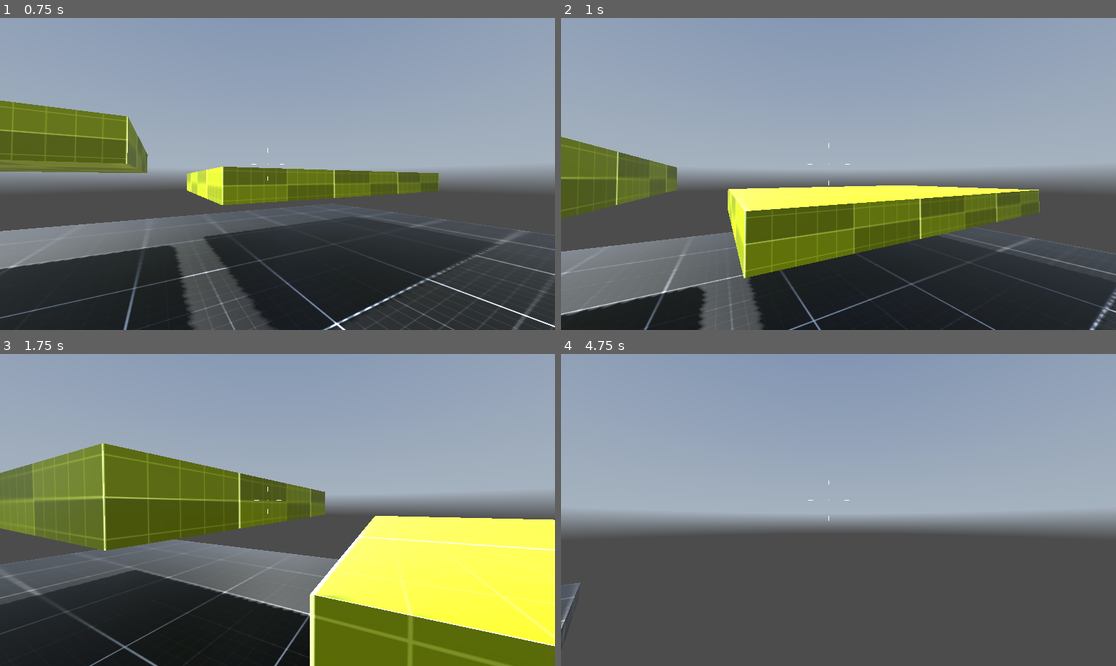
Above: before the commit, frames 1-4 (two rows, left to right).
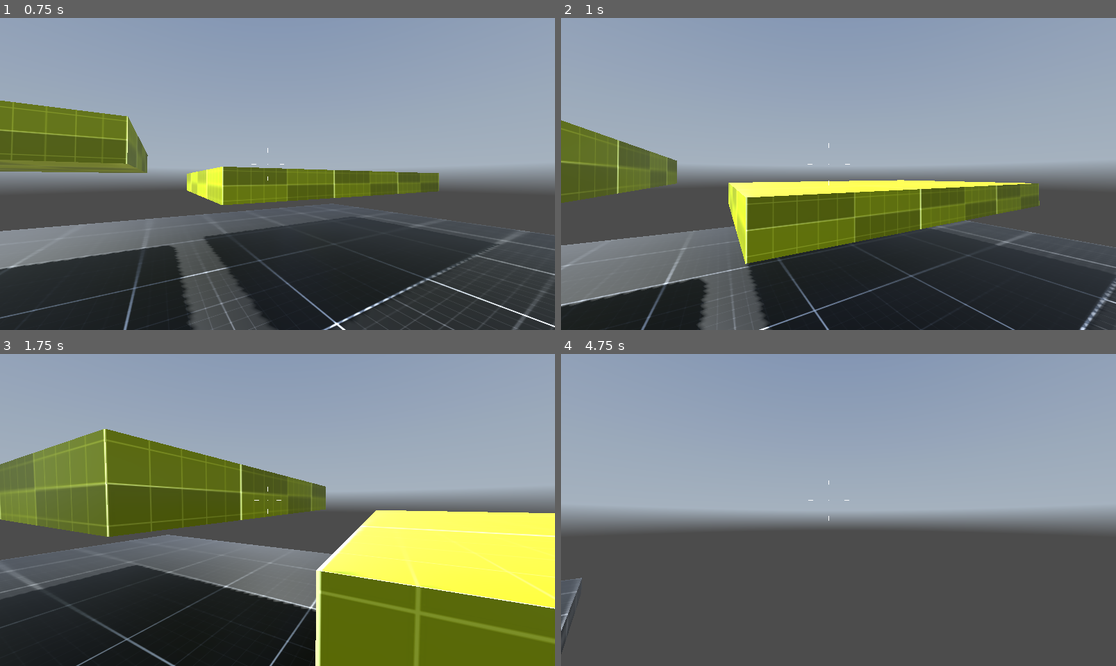
Above: after the commit, the same moments.

Repository: lethalgem/godot-fps-project
Game: Godot game, scene res://levels/level_002.tscn
Two runs of this game, one before a commit and one after it. Both use one fixed random seed, a clock stepped at 60 frames per second and the inputs below. A sky picture missing from this copy of the repository is replaced by a grey-blue gradient.
Inputs (mouse positions are in pixels of both pictures, inside the frame that each line leads up to):
- Up to frame 1 (0.75 s): tap Enter at 0.5 s; move the mouse to (305, 174) at 0.52 s; hold W (move_forward) from 0.53 s (still down); hold Ctrl (crouch) from 0.53 s (still down)
- Up to frame 2 (1 s): keep holding W (move_forward); keep holding Ctrl (crouch); tap Space (jump) at 0.77 s
- Up to frame 3 (1.75 s): keep holding W (move_forward); move the mouse to (249, 510) at 1.27 s; release Ctrl (crouch) at 1.28 s; tap Shift (sprint) at 1.35 s; tap Space (jump) at 1.52 s
- Up to frame 4 (4.75 s): keep holding W (move_forward); move the mouse to (849, 503) at 2.02 s; hold Ctrl (crouch) 2.03-2.78 s; move the mouse to (832, 516) at 2.77 s; tap Shift (sprint) at 2.85, 4.35 s; tap Space (jump) at 3.02, 3.77, 4.52 s; move the mouse to (877, 513) at 3.52 s; hold Ctrl (crouch) 3.53-4.28 s; move the mouse to (794, 506) at 4.27 s

Frame 1 is identical in both runs. In frame 2, 11% of the frame differs, in the area x 0-100%, y 32-100%; in frame 3, 15%, in the area x 0-100%, y 24-100%; in frame 4, less than 0.1%.

Commit message:
Add jump animations

Diff:
--- a/controllers/IdlePlayerState.gd
+++ b/controllers/IdlePlayerState.gd
@@ -8,7 +8,11 @@
 
 
 func enter(previous_state) -> void:
-	ANIMATION.pause()
+	if ANIMATION.is_playing() and ANIMATION.current_animation == "JumpEnd":
+		await ANIMATION.animation_finished
+		ANIMATION.pause()
+	else:
+		ANIMATION.pause()
 
 
 func update(delta):
--- a/controllers/JumpingPlayerState.gd
+++ b/controllers/JumpingPlayerState.gd
@@ -12,7 +12,7 @@
 
 func enter(previous_state) -> void:
 	PLAYER.velocity.y += JUMP_VELOCITY
-	ANIMATION.pause()
+	ANIMATION.play("JumpStart")
 
 
 func exit() -> void:
@@ -33,4 +33,5 @@
 			PLAYER.velocity.y = PLAYER.velocity.y / 2.0
 
 	if PLAYER.is_on_floor():
+		ANIMATION.play("JumpEnd")
 		transition.emit("IdlePlayerState")
--- a/controllers/my_fps_controller.tscn
+++ b/controllers/my_fps_controller.tscn
@@ -170,6 +170,17 @@
 "update": 0,
 "values": [75.0]
 }
+tracks/13/type = "bezier"
+tracks/13/imported = false
+tracks/13/enabled = true
+tracks/13/path = NodePath("CameraController:rotation:x")
+tracks/13/interp = 1
+tracks/13/loop_wrap = true
+tracks/13/keys = {
+"handle_modes": PackedInt32Array(0),
+"points": PackedFloat32Array(0, -0.25, 0, 0.25, 0),
+"times": PackedFloat32Array(0)
+}
 
 [sub_resource type="Animation" id="Animation_t0dbq"]
 resource_name = "Sprinting"
@@ -388,9 +399,65 @@
 "values": [Vector3(2.08165e-12, 1.5, 2.08165e-12), Vector3(2.08165e-12, 1, 2.08165e-12)]
 }
 
+[sub_resource type="Animation" id="Animation_fj6x3"]
+resource_name = "JumpStart"
+length = 0.55
+tracks/0/type = "bezier"
+tracks/0/imported = false
+tracks/0/enabled = true
+tracks/0/path = NodePath("CameraController:rotation:x")
+tracks/0/interp = 1
+tracks/0/loop_wrap = true
+tracks/0/keys = {
+"handle_modes": PackedInt32Array(0, 0, 0),
+"points": PackedFloat32Array(0, -0.25, 0, 0.1, -0.000213176, -0.015, -0.25, 0, 0.25, 0, 3.48787e-16, -0.25, 0, 0.25, 0),
+"times": PackedFloat32Array(0, 0.2, 0.55)
+}
+tracks/1/type = "value"
+tracks/1/imported = false
+tracks/1/enabled = true
+tracks/1/path = NodePath("CameraController:position")
+tracks/1/interp = 1
+tracks/1/loop_wrap = true
+tracks/1/keys = {
+"times": PackedFloat32Array(0, 0.2, 0.55),
+"transitions": PackedFloat32Array(1, 1, 1),
+"update": 0,
+"values": [Vector3(2.08165e-12, 1.5, 2.08165e-12), Vector3(2.08165e-12, 1.45, 2.08165e-12), Vector3(2.08165e-12, 1.5, 2.08165e-12)]
+}
+
+[sub_resource type="Animation" id="Animation_ymmxx"]
+resource_name = "JumpEnd"
+length = 0.4
+tracks/0/type = "value"
+tracks/0/imported = false
+tracks/0/enabled = true
+tracks/0/path = NodePath("CameraController:position")
+tracks/0/interp = 1
+tracks/0/loop_wrap = true
+tracks/0/keys = {
+"times": PackedFloat32Array(0, 0.1, 0.4),
+"transitions": PackedFloat32Array(1, 1, 1),
+"update": 0,
+"values": [Vector3(2.08165e-12, 1.5, 2.08165e-12), Vector3(2.08165e-12, 1.45, 2.08165e-12), Vector3(2.08165e-12, 1.5, 2.08165e-12)]
+}
+tracks/1/type = "bezier"
+tracks/1/imported = false
+tracks/1/enabled = true
+tracks/1/path = NodePath("CameraController:rotation:x")
+tracks/1/interp = 1
+tracks/1/loop_wrap = true
+tracks/1/keys = {
+"handle_modes": PackedInt32Array(0, 0, 0),
+"points": PackedFloat32Array(0, -0.25, 0, 0.000390184, -0.00828029, -0.024, -0.0678319, 5.47245e-06, 0.109702, -0.00010624, 0, -0.249389, -1.35587e-05, 0.25, 0),
+"times": PackedFloat32Array(0, 0.085, 0.4)
+}
+
 [sub_resource type="AnimationLibrary" id="AnimationLibrary_x3xtd"]
 _data = {
 "Crouching": SubResource("Animation_ymvr6"),
+"JumpEnd": SubResource("Animation_ymmxx"),
+"JumpStart": SubResource("Animation_fj6x3"),
 "RESET": SubResource("Animation_popsw"),
 "Sliding": SubResource("Animation_0krd1"),
 "Sprinting": SubResource("Animation_t0dbq"),
Not shown: 1 places in controllers/my_fps_controller.tscn that only renumber resources
